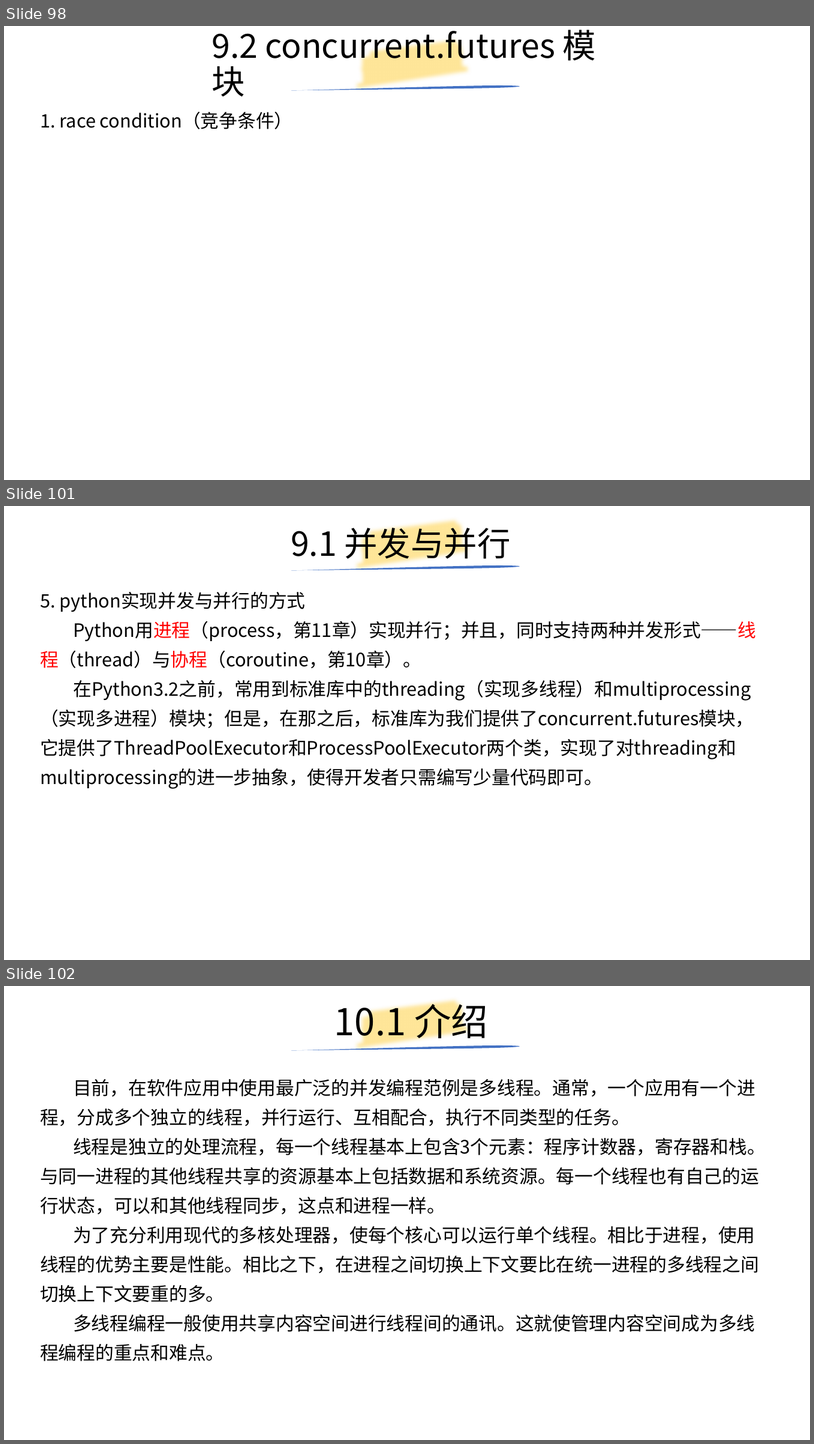
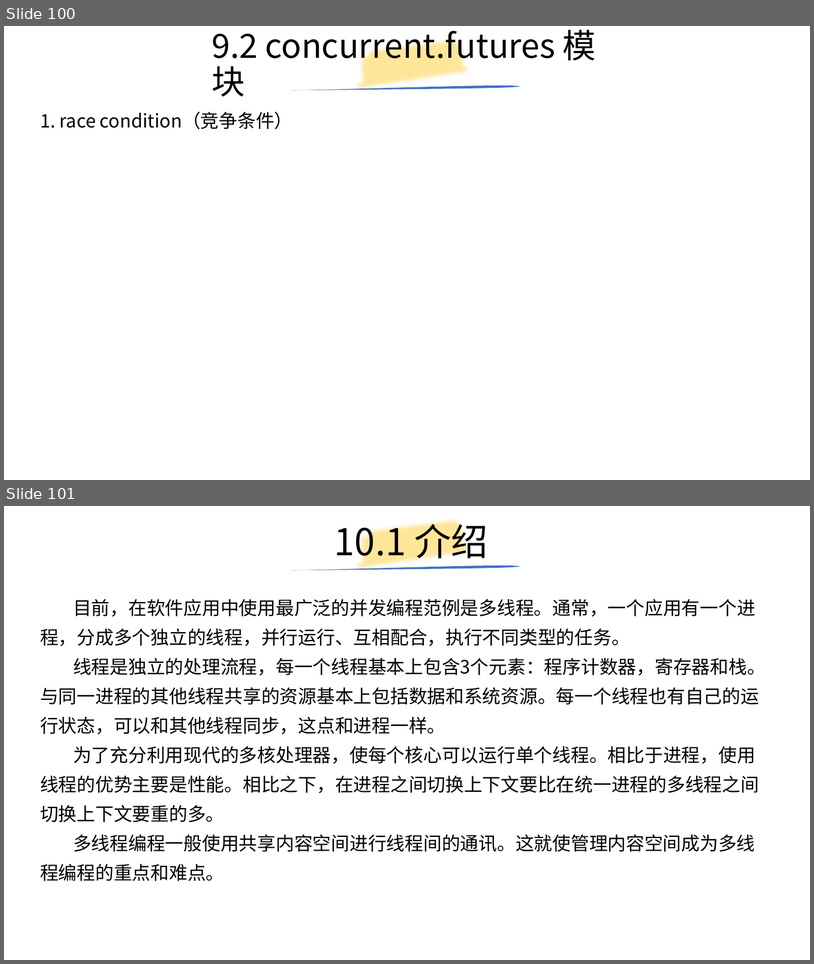
Before and after one commit to yiwenliu/CorePython, a slide deck: PPT/CorePython.pptx. Shown one above the other, each under a label of ours: slides 98, 101 and 102 before the commit, slides 100 and 101 after it; the slides between them are not shown. The pictures are 814x1444 and 814x964 pixels, drawn with LibreOffice and Linux fonts; fonts in the diff are those of the drawing. Boxes give left, top, right and bottom in pixels: in the first picture for what was removed or moved away, otherwise in the second. Text is boxed around its words. In the diff, an @@ line names an element or a change of style, - is before the commit and + after.

```diff
--- a/PPT/CorePython.pptx
+++ b/PPT/CorePython.pptx
@@ slide 101 removed at (x1=4, y1=506, x2=810, y2=960), background #FFFFFF @@
@@ title removed at (x1=291, y1=522, x2=510, y2=564) @@
-9.1 并发与并行
@@ freeform shape removed at (x1=353, y1=506, x2=476, y2=586) @@
@@ freeform shape removed at (x1=291, y1=565, x2=520, y2=570) @@
@@ text removed at (x1=40, y1=592, x2=756, y2=789) @@
-5. python实现并发与并行的方式
-Python用进程（process，第11章）实现并行；并且，同时支持两种并发形式——线程（thread）与协程（coroutine，第10章）。
-在Python3.2之前，常用到标准库中的threading（实现多线程）和multiprocessing（实现多进程）模块；但是，在那之后，标准库为我们提供了concurrent.futures模块，它提供了ThreadPoolExecutor和ProcessPoolExecutor两个类，实现了对threading和multiprocessing的进一步抽象，使得开发者只需编写少量代码即可。
@@ what was slide 98 is now slide 100 @@
@@ what was slide 102 is now slide 101 @@
```
Also in this commit, not shown: 5 slides changed, 2 slides added, 2 other slides removed, 4 other files.
